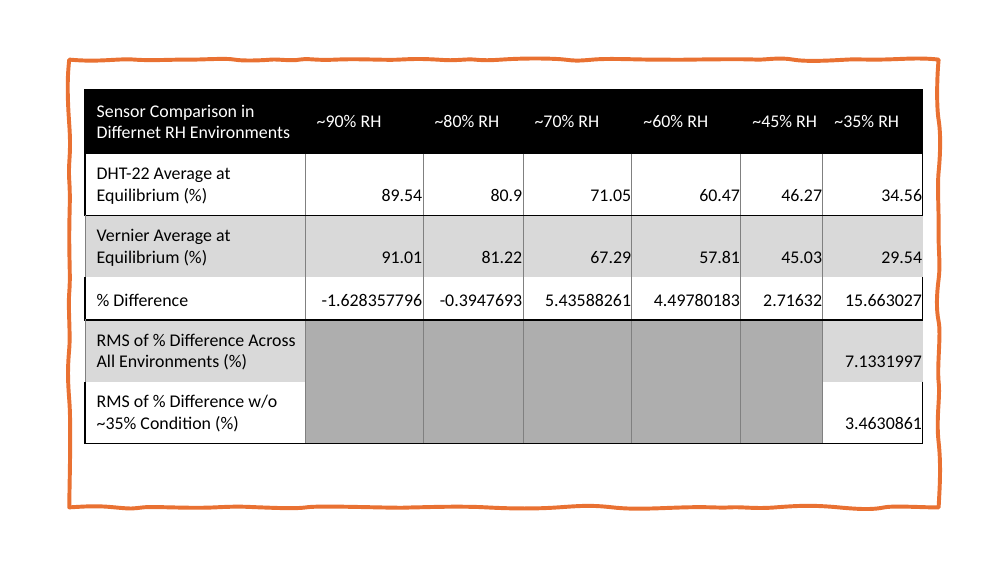
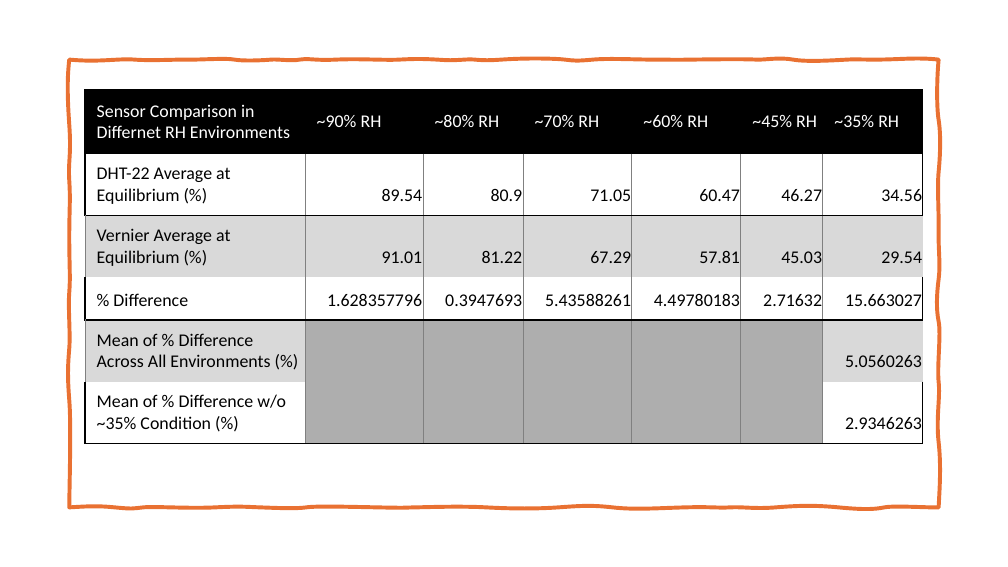
Before and after one commit to esavant/es-weather-station, a slide deck: slide 4 of Graphical Editing for Paper/capstonegraphicalediting.pptx. Drawn at 1008x567 pixels with LibreOffice and Linux fonts; fonts in the diff are those of the drawing. Boxes give left, top, right and bottom in pixels: in the first picture for what was removed or moved away, otherwise in the second. Text is boxed around its words. In the diff, an @@ line names an element or a change of style, - is before the commit and + after.

```diff
--- a/Graphical Editing for Paper/capstonegraphicalediting.pptx
+++ b/Graphical Editing for Paper/capstonegraphicalediting.pptx
@@ table at box(85, 90, 923, 441) @@
-row 4, column 2: -1.628357796
+row 4, column 2: 1.628357796
-row 4, column 3: -0.3947693
+row 4, column 3: 0.3947693
-row 5, column 1: RMS of % Difference Across All Environments (%)
+row 5, column 1: Mean of % Difference Across All Environments (%)
-row 5, column 7: 7.1331997
+row 5, column 7: 5.0560263
-row 6, column 1: RMS of % Difference w/o ~35% Condition (%)
+row 6, column 1: Mean of % Difference w/o ~35% Condition (%)
-row 6, column 7: 3.4630861
+row 6, column 7: 2.9346263
```
Also in this commit, not shown: 1 other file.
